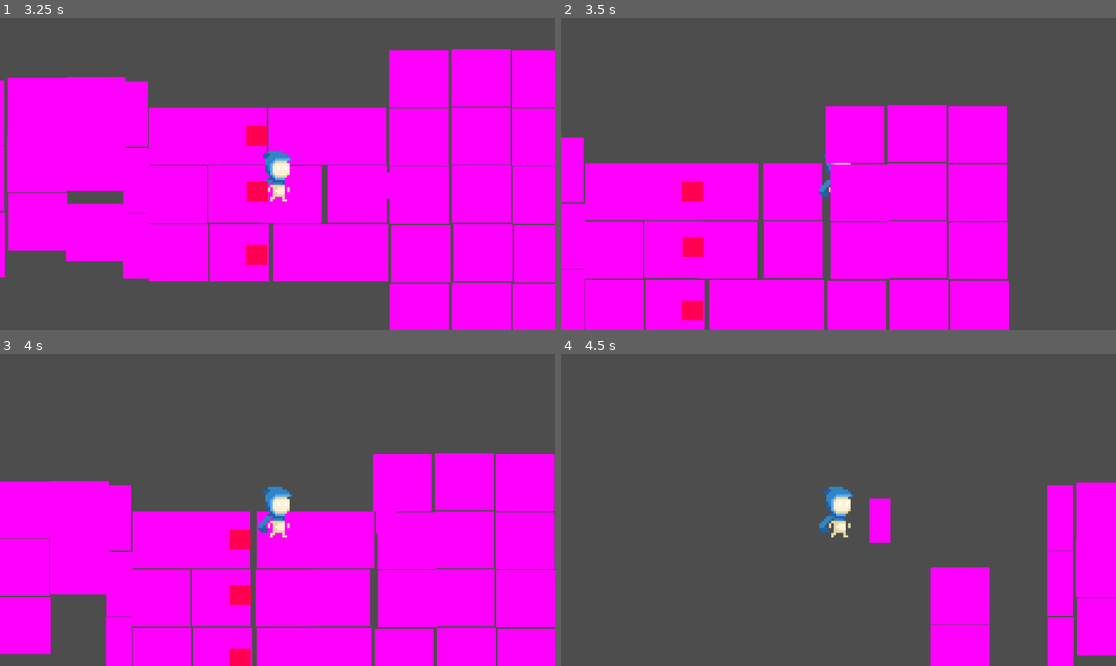
Above: before the commit, frames 1-4 (two rows, left to right).
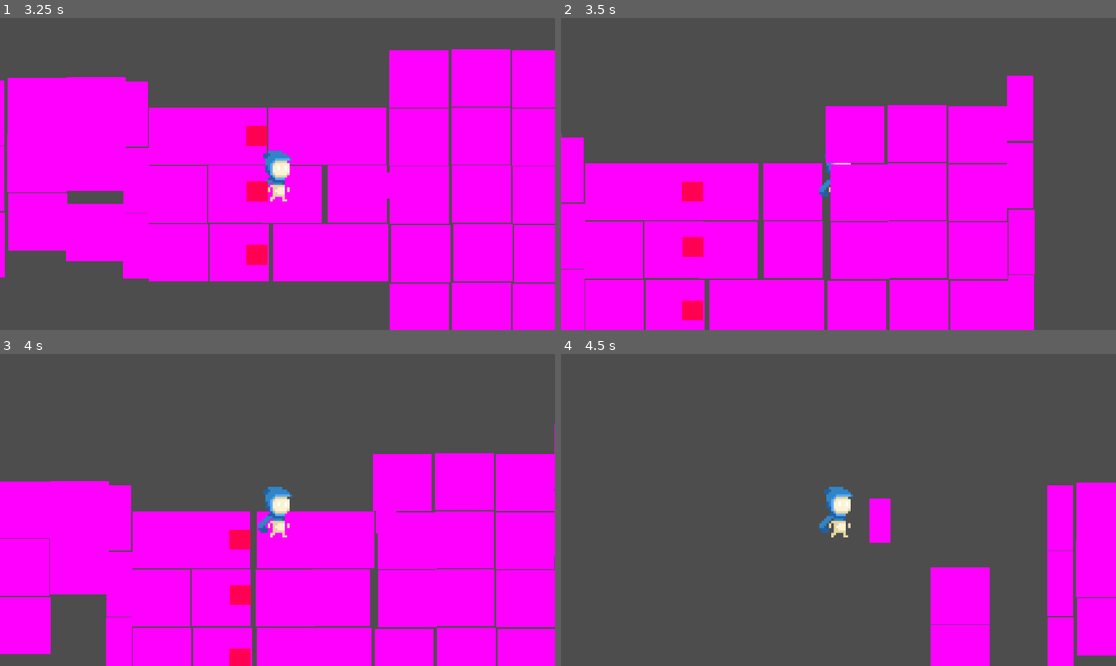
Above: after the commit, the same moments.

Repository: MD-Hamza/ClusterFall
Game: Godot game, scene res://States/PlayState.tscn
Two runs of this game, one before a commit and one after it. Both use one fixed random seed, a clock stepped at 60 frames per second and the inputs below. This scene is started directly instead of the project's main scene.
Inputs (mouse positions are in pixels of both pictures, inside the frame that each line leads up to):
- Up to frame 1 (3.25 s): tap Enter at 0.5 s; move the mouse to (399, 158) at 0.52 s; hold D (ui_right) 0.53-1.28 s; click (399, 158) at 0.6 s; move the mouse to (166, 189) at 1.27 s; hold S (ui_down) 1.28-2.03 s; right-click (166, 189) at 1.35 s; move the mouse to (333, 105) at 2.02 s; hold D (ui_right) 2.03-2.78 s; click (333, 105) at 2.1 s; move the mouse to (249, 236) at 2.77 s; hold W (ui_up) from 2.78 s (still down); right-click (249, 236) at 2.85 s
- Up to frame 2 (3.5 s): keep holding W (ui_up)
- Up to frame 3 (4 s): move the mouse to (444, 556) at 3.52 s; release W (ui_up) at 3.53 s; hold A (ui_left) from 3.53 s (still down); click (444, 556) at 3.6 s
- Up to frame 4 (4.5 s): keep holding A (ui_left); move the mouse to (672, 463) at 4.27 s; right-click (672, 463) at 4.35 s

Frame 1 is identical in both runs. In frame 2, 3.8% of the frame differs, in the area x 80-86%, y 18-100%; in frame 3, less than 0.1%; in frame 4, nothing differs.

Commit message:
Update PlayState.tscn

Diff:
--- a/States/PlayState.tscn
+++ b/States/PlayState.tscn
@@ -160,3 +160,18 @@
 
 [node name="Tile39" parent="." instance=ExtResource("2_84226")]
 position = Vector2(1350, -113)
+
+[node name="Walls7" parent="." instance=ExtResource("6_iws00")]
+position = Vector2(1499, 31)
+
+[node name="Walls8" parent="." instance=ExtResource("6_iws00")]
+position = Vector2(1502, 169)
+
+[node name="Walls11" parent="." instance=ExtResource("6_iws00")]
+position = Vector2(1499, -109)
+
+[node name="Walls9" parent="." instance=ExtResource("6_iws00")]
+position = Vector2(1501, 305)
+
+[node name="Walls10" parent="." instance=ExtResource("6_iws00")]
+position = Vector2(1501, 438)
